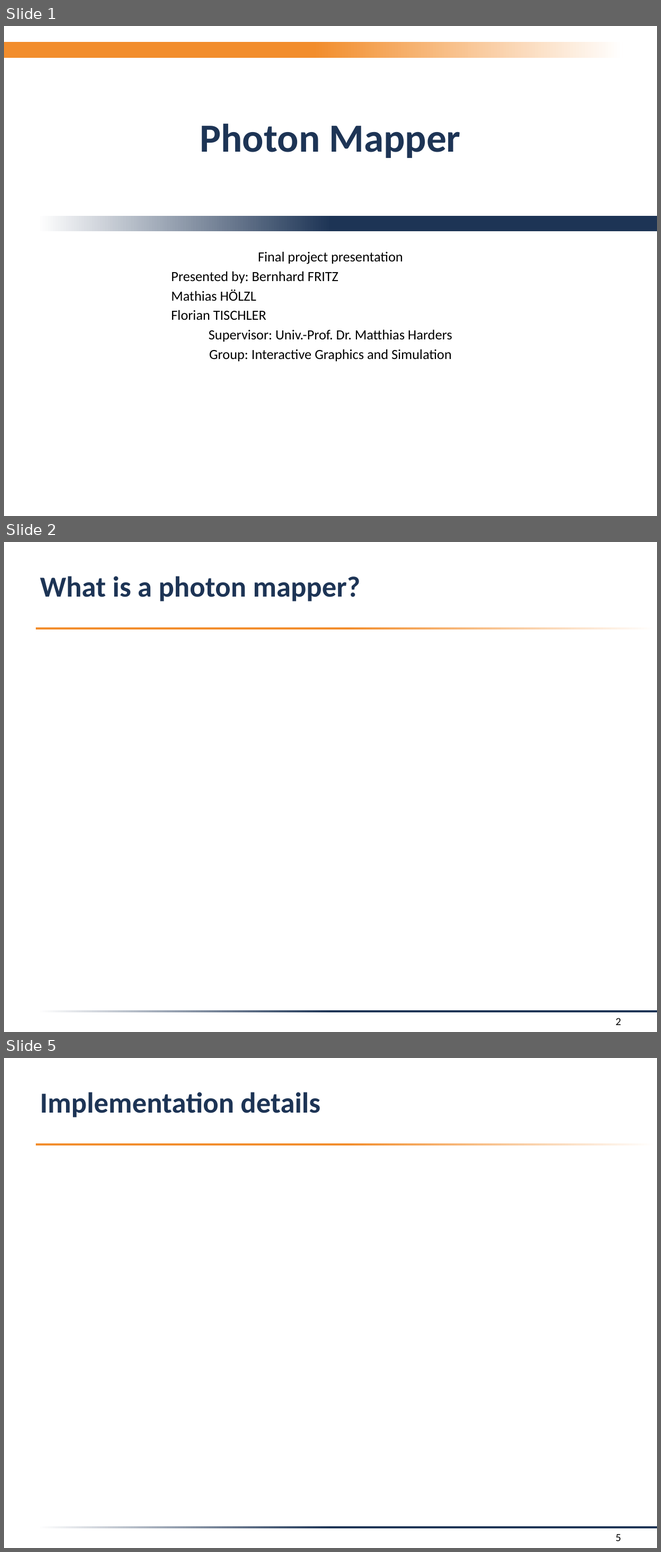
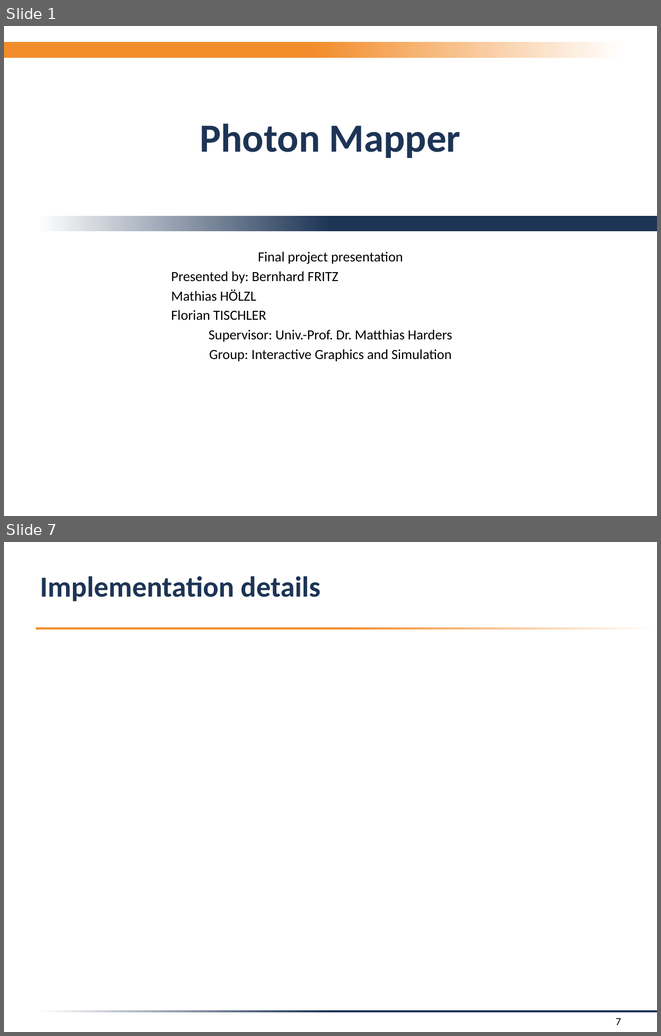
Before and after one commit to f-tischler/FortgeschritteneComputergrafik, a slide deck: Präsentation/presentation.pptx. Shown one above the other, each under a label of ours: slides 1, 2 and 5 before the commit, slides 1 and 7 after it; the slides between them are not shown. The pictures are 661x1552 and 661x1036 pixels, drawn with LibreOffice and Linux fonts; fonts in the diff are those of the drawing; background and template pictures are left out. Boxes give left, top, right and bottom in pixels: in the first picture for what was removed or moved away, otherwise in the second. Text is boxed around its words. In the diff, an @@ line names an element or a change of style, - is before the commit and + after.

```diff
--- a/Präsentation/presentation.pptx
+++ b/Präsentation/presentation.pptx
@@ slide 2 removed at (4,542,657,1032), background #FFFFFF; not listed: 2 template elements that a slide beside it also shows @@
@@ title removed at (40,576,361,601) @@
-What is a photon mapper?
@@ page number removed at (616,1017,621,1025) @@
-2
@@ what was slide 5 is now slide 7 @@
@@ page number at (616,1018,621,1025): text changed @@
-5
+7
```
Also in this commit, not shown: 3 slides changed, 4 slides added, 1 other slide removed, 3 other files.
